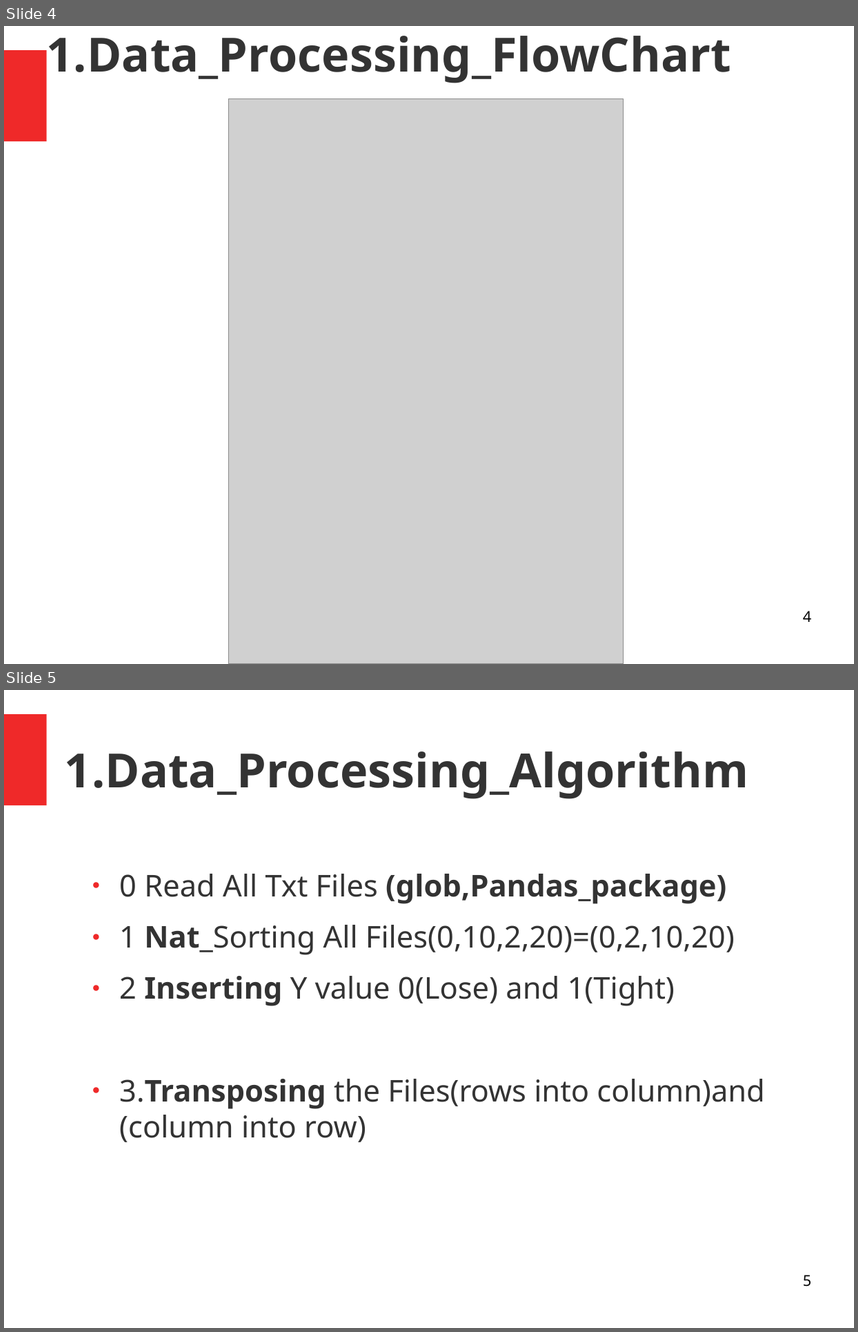
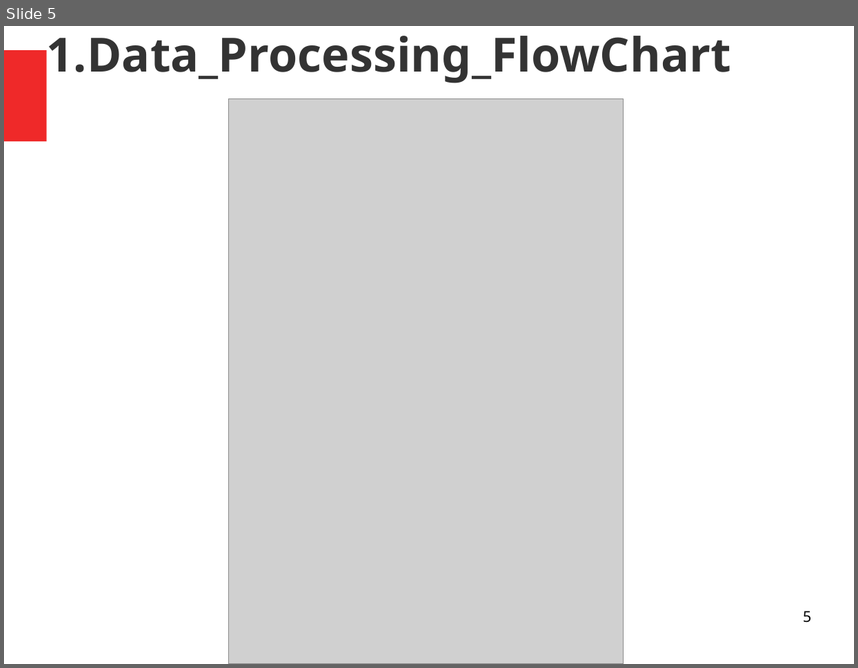
Before and after one commit to vimalv-AI/Redspectra, a slide deck: QMAX_EAGLE_3/doc/Presentations/1_Eagle_Doc.odp. Shown one above the other, each under a label of ours: slides 4 and 5 before the commit, slide 5 after it. The pictures are 858x1332 and 858x668 pixels, drawn with LibreOffice and Linux fonts; fonts in the diff are those of the drawing; grey boxes stand for pictures. Boxes give left, top, right and bottom in pixels: in the first picture for what was removed or moved away, otherwise in the second. Text is boxed around its words. In the diff, an @@ line names an element or a change of style, - is before the commit and + after.

```diff
--- a/QMAX_EAGLE_3/doc/Presentations/1_Eagle_Doc.odp
+++ b/QMAX_EAGLE_3/doc/Presentations/1_Eagle_Doc.odp
@@ slide 5 removed at [4,690,854,1328], background #FFFFFF; not listed: 1 template element that a slide beside it also shows @@
@@ title removed at [65,751,749,799] @@
-1.Data_Processing_Algorithm
@@ text removed at [119,874,765,1142] @@
-● 0 Read All Txt Files (glob,Pandas_package)
-● 1 Nat_Sorting All Files(0,10,2,20)=(0,2,10,20)
-● 2 Inserting Y value 0(Lose) and 1(Tight)
-● 3.Transposing the Files(rows into column)and (column into row)
@@ page number removed at [803,1274,811,1286] @@
-5
@@ what was slide 4 is now slide 5 @@
@@ page number at [803,610,811,622]: text changed @@
-4
+5
```
Also in this commit, not shown: 6 slides changed, 1 slide added, 1 other slide removed, 2 other files.
